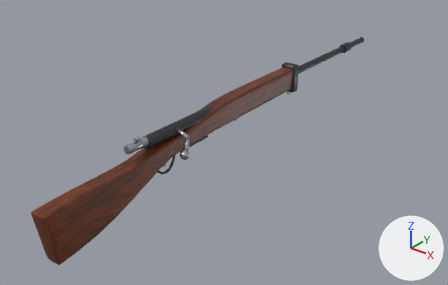
The glTF model models/arisaka.glb: old version first, new version second.
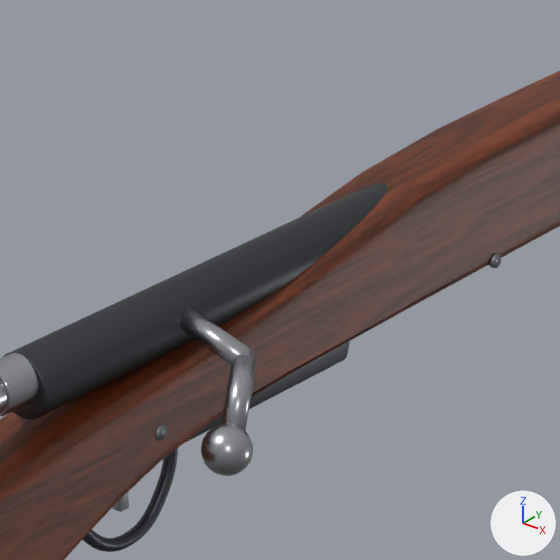
The first picture shows the older version from a camera (50 mm lens) standing at (0.816, -0.903, 0.574) and looking at (-0.094, 0.233, -0.131). The close-ups show the older and then the newer version on the part from 32% to 55% of the width and 24% to 62% of the height of that picture. Only the edits that show in the close-ups are written down. Lighting does not change. The marker at lower right points along +X, +Y and +Z. Where no turn or scale is listed for an object, it has been applied to the vertices. Vertices at exactly the same position are counted once.

Names of what the first close-up shows: 'bolt_arm', 'bolt_arm_2', 'bolt_body', 'bolt_knob', 'floor_plate', 'receiver', 'stock', 'trigger_guard' and 4 more.
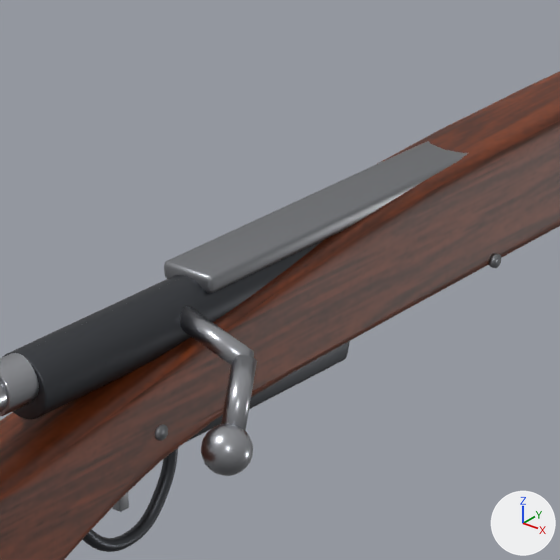
What differs and where, as boxes (x1, y1, x2, y2) in the close-ups (560 x 560 px; the box of a moved part takes in the faces that stretch with it):
'dust_cover', added
    after: (164, 141, 468, 293)
part 1 of me_stock_018, moved or reshaped
    before: (142, 86, 534, 396)
    after: (115, 87, 533, 396)
part 2 of me_stock_018, surface changed
    before: (0, 172, 418, 450)
    after: (0, 183, 424, 450)

What changed in the scene script:
```text
Change me_stock_018:
    used by ob_stock; location = (0.0, 0.0, 0.0)
    remove me_stock_018.from_pydata(...)  # 806 vertices, 1608 faces; spans x -0.019..0.019, y -0.398..0.386, z -0.112..0.055
    add me_stock_018.from_pydata(...)  # 836 vertices, 1668 faces; spans x -0.019..0.019, y -0.398..0.386, z -0.112..0.055
    me_stock_018 part 1: 158 vertices moved from x -0.019..0.019, y -0.277..0.19, z -0.073..0.053 to x -0.019..0.019, y -0.276..0.19, z -0.073..0.052; 15 vertices removed from x -0.019..0.019, y -0.15..0.064, z -0.039..0.027; 45 vertices added at x -0.019..0.019, y -0.15..0.064, z -0.038..0.037
    me_stock_018 part 2: 155 kept faces spanning x -0.019..0.019, y -0.153..0.092, z 0.003..0.05 get new texture (UV) coordinates
Add me_cube_218:
    me_cube_218.from_pydata(...)  # 56 vertices, 108 faces; spans x -0.013..0.013, y -0.04..0.186, z 0.044..0.052
    me_cube_218.materials.append(mat_arsenal_steel_006)  # grey #95979b
Add ob_dust_cover:
    ob_dust_cover = bpy.data.objects.new('dust_cover', me_cube_218)
    ob_dust_cover.location = (0.0, 0.0, 0.0)
```
